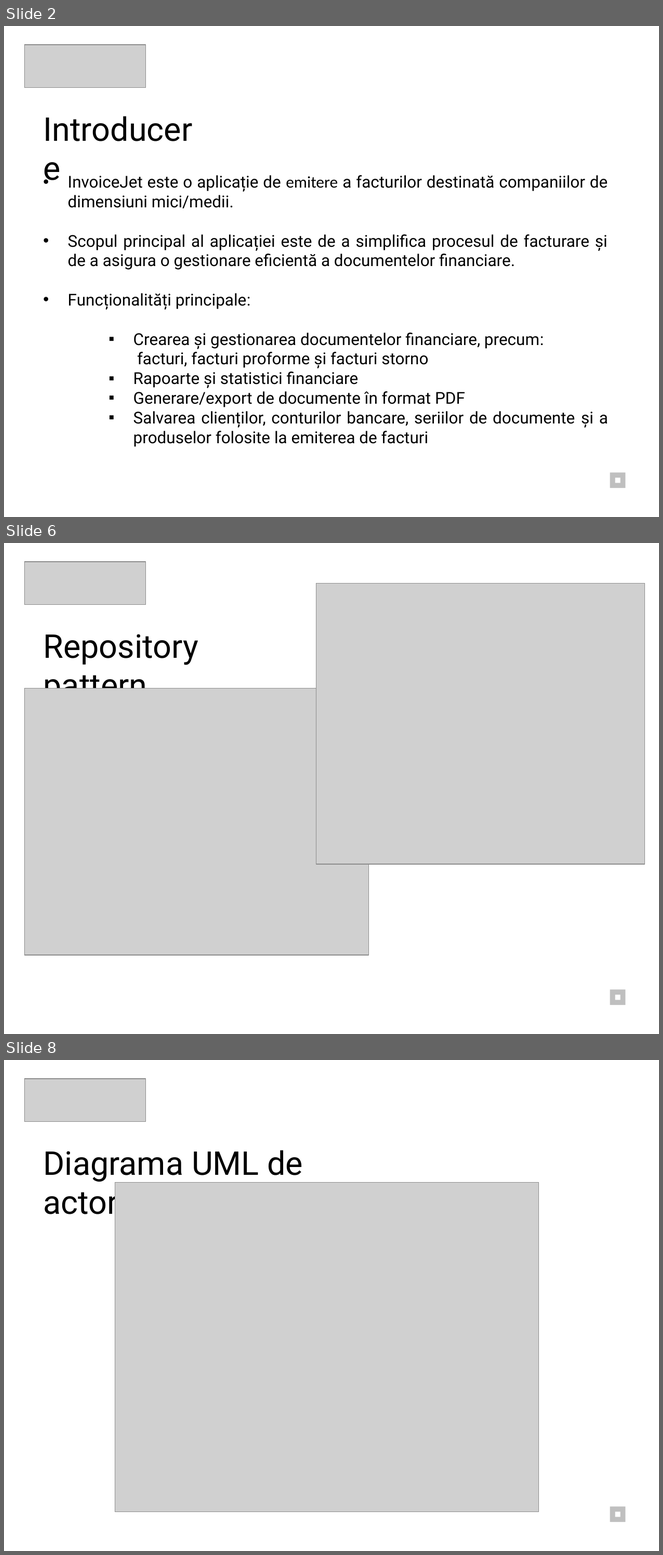
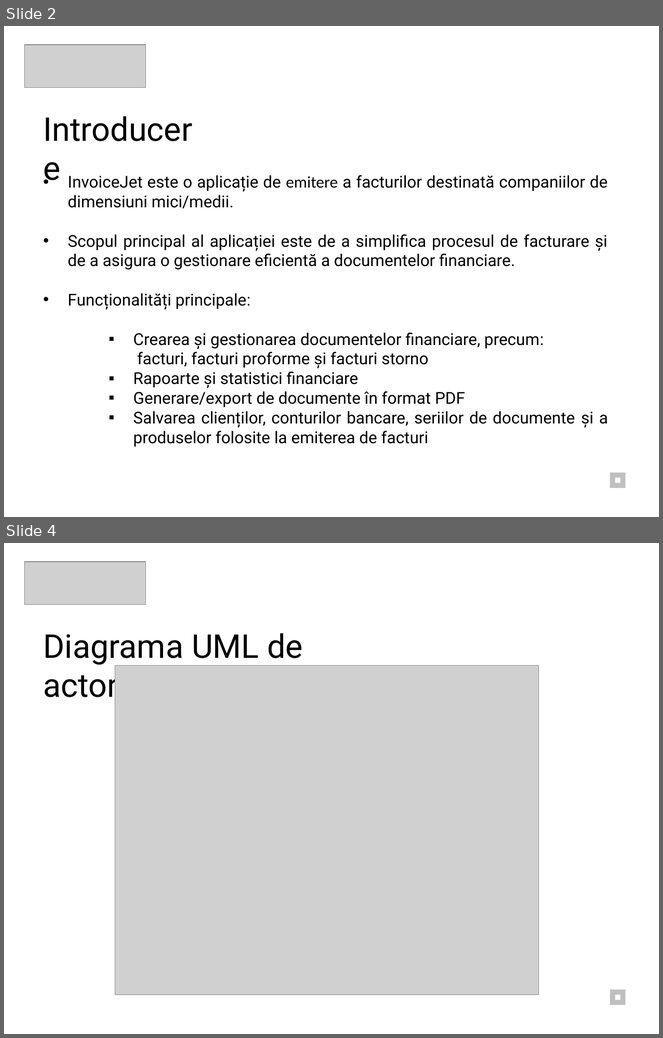
Before and after one commit to zsoltibv/InvoiceJet, a slide deck: Prezentare_Hosszu_Zsolt.pptx. Shown one above the other, each under a label of ours: slides 2, 6 and 8 before the commit, slides 2 and 4 after it; the slides between them are not shown. The pictures are 663x1555 and 663x1038 pixels, drawn with LibreOffice and Linux fonts; fonts in the diff are those of the drawing; grey boxes stand for pictures. Boxes give left, top, right and bottom in pixels: in the first picture for what was removed or moved away, otherwise in the second. Text is boxed around its words. In the diff, an @@ line names an element or a change of style, - is before the commit and + after.

```diff
--- a/Prezentare_Hosszu_Zsolt.pptx
+++ b/Prezentare_Hosszu_Zsolt.pptx
@@ slide 6 removed at (x1=4, y1=543, x2=659, y2=1034), background #FFFFFF @@
@@ picture removed at (x1=24, y1=562, x2=145, y2=605) @@
@@ picture removed at (x1=316, y1=583, x2=645, y2=864) @@
@@ text removed at (x1=43, y1=634, x2=198, y2=689) @@
-Repository pattern
@@ picture removed at (x1=24, y1=689, x2=369, y2=956) @@
@@ rectangle removed at (x1=610, y1=990, x2=626, y2=1006) @@
@@ rectangle removed at (x1=616, y1=995, x2=621, y2=1000) @@
@@ what was slide 8 is now slide 4 @@
```
Also in this commit, not shown: 2 slides changed, 3 other slides removed.
